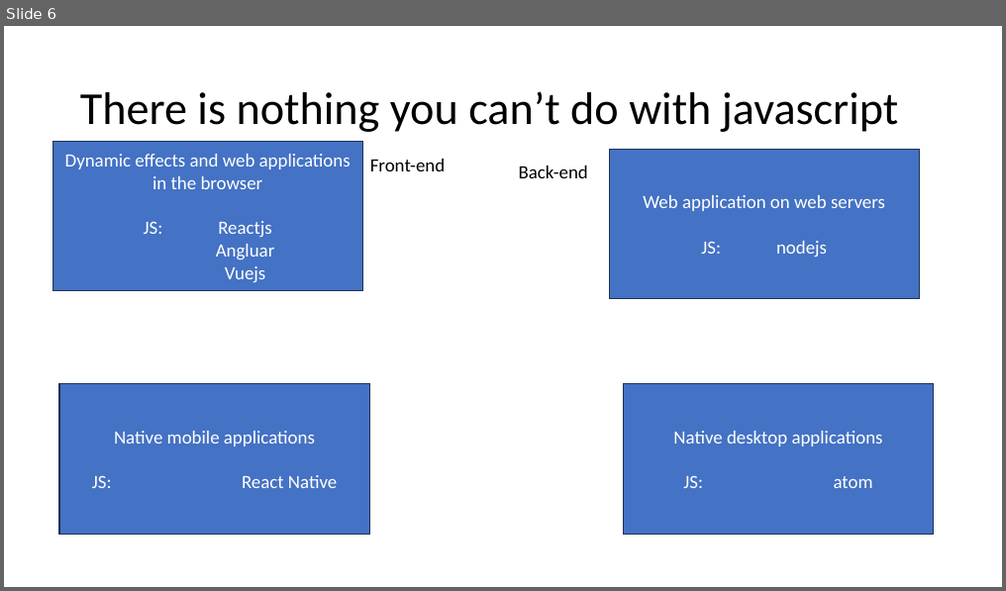
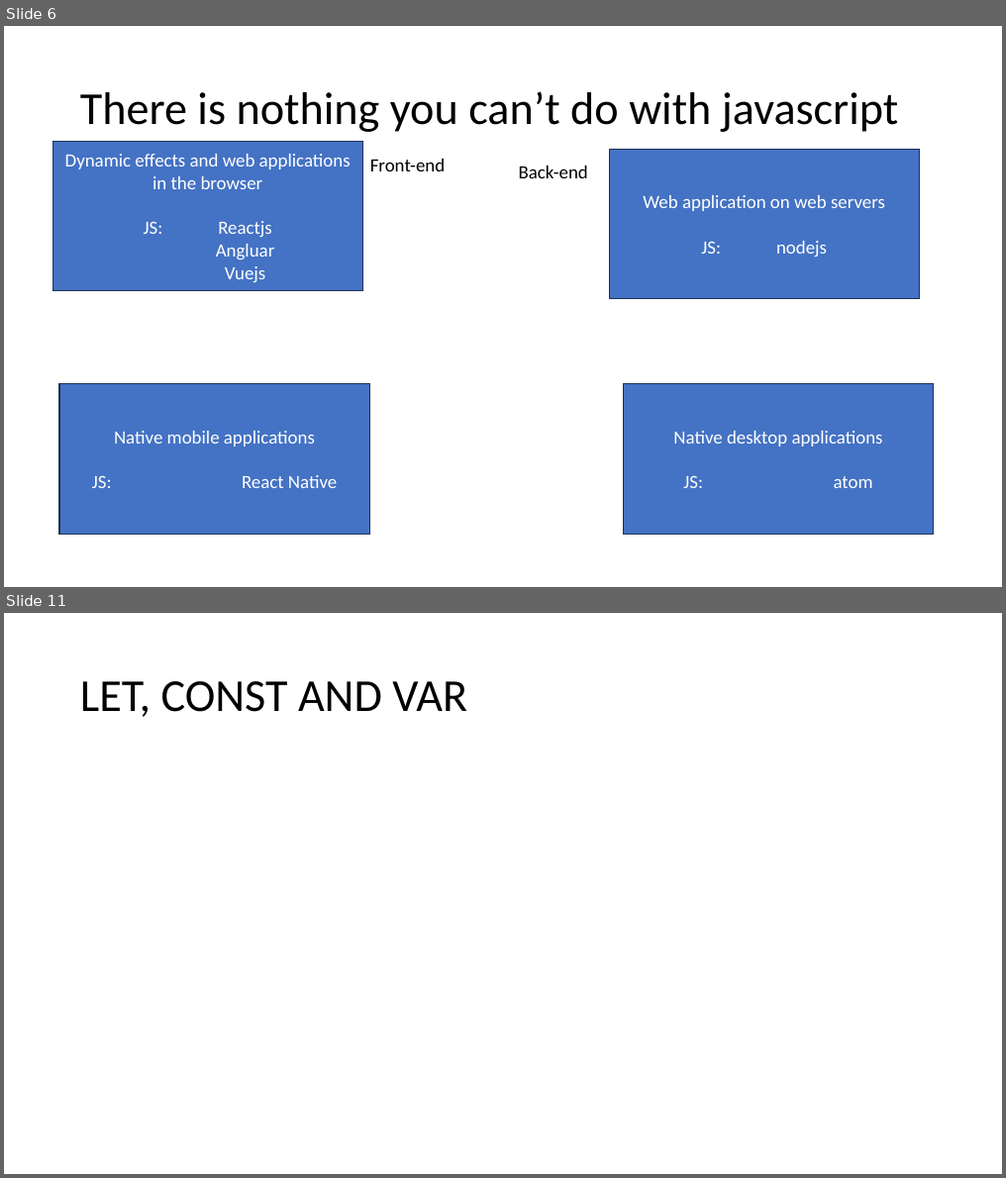
Before and after one commit to PiyushChaturvedii/Batch05, a slide deck: JavaScript.pptx. Shown one above the other, each under a label of ours: slide 6 before the commit, slides 6 and 11 after it; the slides between them are not shown. The pictures are 1006x591 and 1006x1178 pixels, drawn with LibreOffice and Linux fonts; fonts in the diff are those of the drawing. Boxes give left, top, right and bottom in pixels: in the first picture for what was removed or moved away, otherwise in the second. Text is boxed around its words. In the diff, an @@ line names an element or a change of style, - is before the commit and + after.

```diff
--- a/JavaScript.pptx
+++ b/JavaScript.pptx
@@ slide 11 added at [4,613,1002,1174], background #FFFFFF @@
@@ title added at [80,681,467,717], 44 pt, text #000000 @@
+LET, CONST AND VAR
```
Also in this commit, not shown: 4 other slides added, 3 other files.
